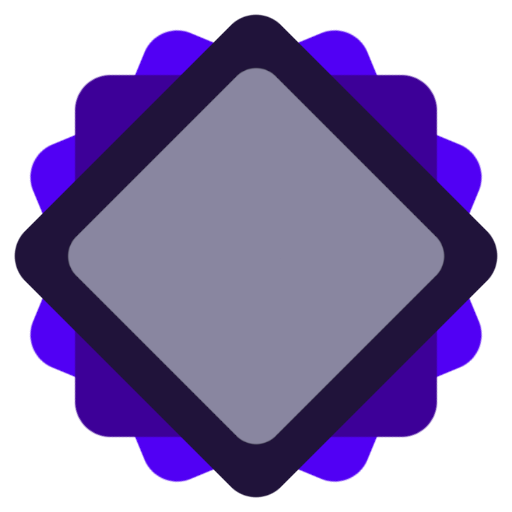
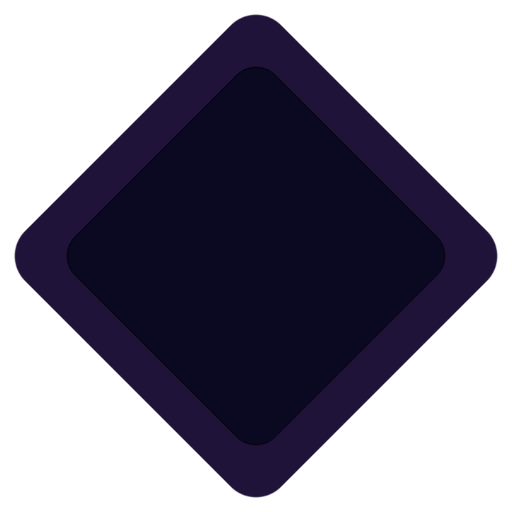
The second 512x512 image is a revision of the first. Changes to its layers:
added layer "Layer #6" (multiply) above "Layer #1" over <box>66,66,446,446</box>
hid "Layer #5" over <box>73,73,439,439</box>
hid "Layer #7" over <box>29,29,483,483</box>
